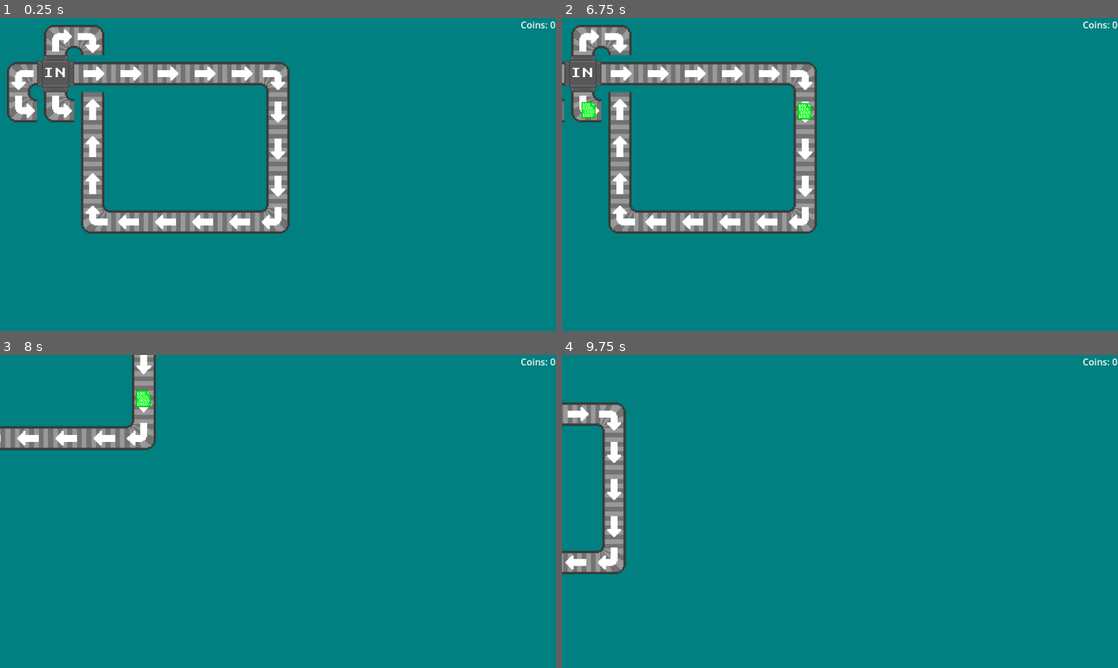
Above: before the commit, frames 1-4 (two rows, left to right).
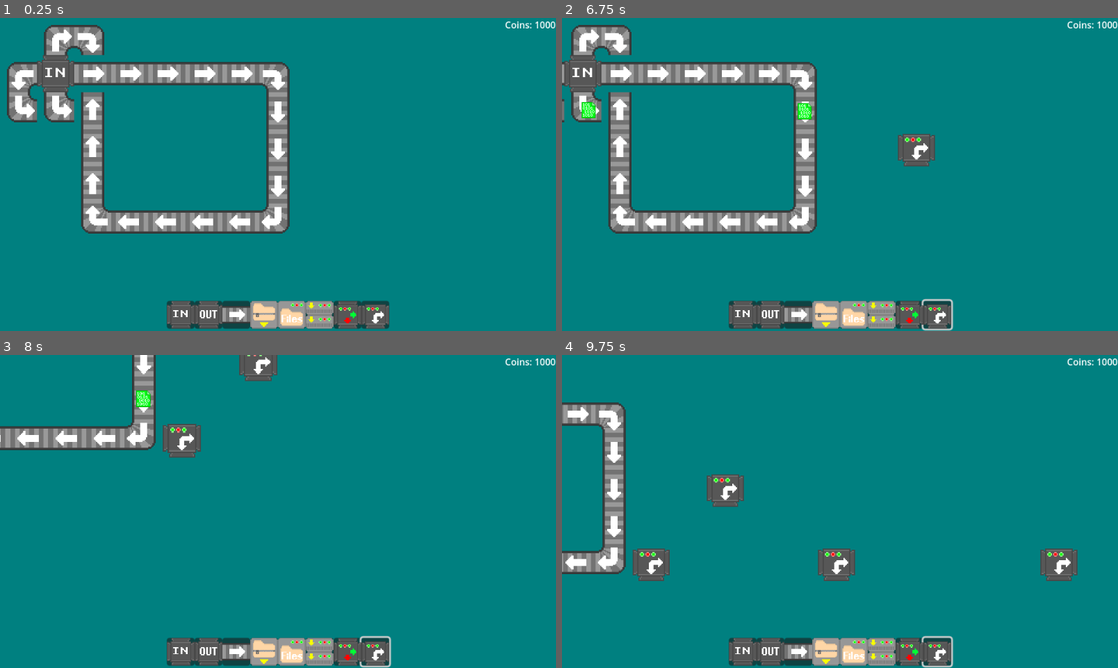
Above: after the commit, the same moments.

Repository: Birb-Games/gmtk-game-jam-2024
Game: Godot game, scene res://scenes/Root.tscn
Two runs of this game, one before a commit and one after it. Both use one fixed random seed, a clock stepped at 60 frames per second and the inputs below.
Inputs (mouse positions are in pixels of both pictures, inside the frame that each line leads up to):
- Up to frame 1 (0.25 s): no input
- Up to frame 2 (6.75 s): click (739, 315) at 0.52 s; click (773, 315) at 1.27 s; click (795, 315) at 2.02 s; click (828, 315) at 2.77 s; click (851, 315) at 3.52 s; click (878, 315) at 4.27 s; click (906, 315) at 5.02 s; click (940, 315) at 5.77 s; move the mouse to (962, 158) at 6.52 s; press the mouse at (962, 158) at 6.53 s; hold D (right) from 6.53 s (still down)
- Up to frame 3 (8 s): move the mouse to (166, 527) at 7.27 s; release D (right) at 7.28 s; release the mouse at (166, 527) at 7.28 s; hold S (down) from 7.28 s (still down); tap Mouse wheel up (zoom_in) at 7.35 s; click (166, 527) at 7.55 s
- Up to frame 4 (9.75 s): move the mouse to (895, 442) at 8.02 s; release S (down) at 8.03 s; hold D (right) 8.03-8.78 s; hold Mouse wheel down (zoom_out) 8.03-8.78 s; click (895, 442) at 8.3 s; move the mouse to (812, 574) at 8.77 s; hold W (up) 8.78-9.53 s; click (812, 574) at 8.85 s; move the mouse to (1006, 558) at 9.52 s; press the mouse at (1006, 558) at 9.53 s; hold A (left) from 9.53 s (still down)

The runs differ from the first frame. In frame 1, 3.7% of the frame differs, in the area x 30-100%, y 1-100%; in frame 2, 4.4%; in frame 3, 5.0%; in frame 4, 6.4%, in the area x 12-100%, y 1-100%.

Commit message:
User can now place stuff
Signed-off-by: Colin <cfinn68916@gmail.com>

Diff:
--- a/project.godot
+++ b/project.godot
@@ -53,6 +53,16 @@
 "events": [Object(InputEventMouseButton,"resource_local_to_scene":false,"resource_name":"","device":-1,"window_id":0,"a …(253 unchanged characters)…
 ]
 }
+left_click={
+"deadzone": 0.5,
+"events": [Object(InputEventMouseButton,"resource_local_to_scene":false,"resource_name":"","device":-1,"window_id":0,"alt_pressed":false,"shift_pressed":false,"ctrl_pressed":false,"meta_pressed":false,"button_mask":1,"position":Vector2(68, 9),"global_position":Vector2(72, 50),"factor":1.0,"button_index":1,"canceled":false,"pressed":true,"double_click":false,"script":null)
+]
+}
+right_click={
+"deadzone": 0.5,
+"events": [Object(InputEventMouseButton,"resource_local_to_scene":false,"resource_name":"","device":-1,"window_id":0,"alt_pressed":false,"shift_pressed":false,"ctrl_pressed":false,"meta_pressed":false,"button_mask":2,"position":Vector2(66, 19),"global_position":Vector2(70, 60),"factor":1.0,"button_index":2,"canceled":false,"pressed":true,"double_click":false,"script":null)
+]
+}
 
 [rendering]
 
--- a/scenes/HUD.tscn
+++ b/scenes/HUD.tscn
@@ -1,6 +1,10 @@
-[gd_scene format=3 uid="uid://df7xjo4ai6vhq"]
+[gd_scene load_steps=3 format=4 uid="uid://xs0ne0a078ye"]
+
+[ext_resource type="TileSet" uid="uid://snnmb8257pw3" path="res://assets/tiles/tiles.tres" id="1_5sfmw"]
+[ext_resource type="Script" path="res://scripts/hud.gd" id="1_o63eh"]
 
 [node name="CanvasLayer" type="CanvasLayer"]
+script = ExtResource("1_o63eh")
 
 [node name="CoinLabel" type="Label" parent="."]
 anchors_preset = 1
@@ -11,3 +15,115 @@
 grow_horizontal = 0
 text = "Coins: 0
 "
+
+[node name="Inventory" type="TileMapLayer" parent="."]
+z_index = 3
+position = Vector2(0, 8)
+scale = Vector2(1.5, 1.5)
+tile_map_data = PackedByteArray("AAAJAAoAAAADAAEAAAAKAAoAAAAAAAIAAAALAAoAAAACAAEAAAAMAAoAAAABAAEAAAANAAoAAAAAAAEAAAAHAAoAAAABAAAAAAAGAAoAAAAAAAAAAAAIAAoAAAAAAAMAAAA=")
+tile_set = ExtResource("1_5sfmw")
+
+[node name="InButton" type="Button" parent="Inventory"]
+z_as_relative = false
+anchors_preset = -1
+anchor_left = 0.317
+anchor_top = 0.586
+anchor_right = 0.317
+anchor_bottom = 0.586
+offset_left = 192.0
+offset_top = 320.0
+offset_right = 224.0
+offset_bottom = 352.0
+
+[node name="OutButton" type="Button" parent="Inventory"]
+z_as_relative = false
+anchors_preset = -1
+anchor_left = 0.317
+anchor_top = 0.586
+anchor_right = 0.317
+anchor_bottom = 0.586
+offset_left = 224.0
+offset_top = 320.0
+offset_right = 256.0
+offset_bottom = 352.0
+
+[node name="BeltButton" type="Button" parent="Inventory"]
+z_as_relative = false
+anchors_preset = -1
+anchor_left = 0.317
+anchor_top = 0.586
+anchor_right = 0.317
+anchor_bottom = 0.586
+offset_left = 256.0
+offset_top = 320.0
+offset_right = 288.0
+offset_bottom = 352.0
+
+[node name="CompressorButton" type="Button" parent="Inventory"]
+z_as_relative = false
+anchors_preset = -1
+anchor_left = 0.317
+anchor_top = 0.586
+anchor_right = 0.317
+anchor_bottom = 0.586
+offset_left = 288.0
+offset_top = 320.0
+offset_right = 320.0
+offset_bottom = 352.0
+
+[node name="StorageButton" type="Button" parent="Inventory"]
+z_as_relative = false
+anchors_preset = -1
+anchor_left = 0.317
+anchor_top = 0.586
+anchor_right = 0.317
+anchor_bottom = 0.586
+offset_left = 320.0
+offset_top = 320.0
+offset_right = 352.0
+offset_bottom = 352.0
+
+[node name="ServerButton" type="Button" parent="Inventory"]
+z_as_relative = false
+anchors_preset = -1
+anchor_left = 0.317
+anchor_top = 0.586
+anchor_right = 0.317
+anchor_bottom = 0.586
+offset_left = 352.0
+offset_top = 320.0
+offset_right = 384.0
+offset_bottom = 352.0
+
+[node name="FilterButton" type="Button" parent="Inventory"]
+z_as_relative = false
+anchors_preset = -1
+anchor_left = 0.317
+anchor_top = 0.586
+anchor_right = 0.317
+anchor_bottom = 0.586
+offset_left = 384.0
+offset_top = 320.0
+offset_right = 416.0
+offset_bottom = 352.0
+
+[node name="SplitterButton" type="Button" parent="Inventory"]
+z_as_relative = false
+anchors_preset = -1
+anchor_left = 0.317
+anchor_top = 0.586
+anchor_right = 0.317
+anchor_bottom = 0.586
+offset_left = 416.0
+offset_top = 320.0
+offset_right = 448.0
+offset_bottom = 352.0
+
+[connection signal="pressed" from="Inventory/InButton" to="." method="_on_in_button_pressed"]
+[connection signal="pressed" from="Inventory/OutButton" to="." method="_on_out_button_pressed"]
+[connection signal="pressed" from="Inventory/BeltButton" to="." method="_on_belt_button_pressed"]
+[connection signal="pressed" from="Inventory/CompressorButton" to="." method="_on_compressor_button_pressed"]
+[connection signal="pressed" from="Inventory/StorageButton" to="." method="_on_storage_button_pressed"]
+[connection signal="pressed" from="Inventory/ServerButton" to="." method="_on_server_button_pressed"]
+[connection signal="pressed" from="Inventory/FilterButton" to="." method="_on_filter_button_pressed"]
+[connection signal="pressed" from="Inventory/SplitterButton" to="." method="_on_splitter_button_pressed"]
--- a/scripts/hud.gd
+++ b/scripts/hud.gd
@@ -1,6 +1,10 @@
 extends CanvasLayer
 
 var coins: int = 1000
+var selected: String=""
+
+func get_selected():
+	return selected
 
 func publish_coins():
 	$CoinLabel.text = "Coins: " + str(coins)
@@ -19,3 +23,43 @@
 # Called every frame. 'delta' is the elapsed time since the previous frame.
 func _process(delta):
 	pass
+
+
+func _on_in_button_pressed():
+	selected="in"
+	print("In pressed")
+
+
+func _on_out_button_pressed():
+	selected="out"
+	print("Out pressed")
+
+
+func _on_belt_button_pressed():
+	selected="belt"
+	print("belt pressed")
+
+
+func _on_compressor_button_pressed():
+	selected="compressor"
+	print("compressor pressed")
+
+
+func _on_storage_button_pressed():
+	selected="storage"
+	print("storage pressed")
+
+
+func _on_server_button_pressed():
+	selected="server"
+	print("server pressed")
+
+
+func _on_filter_button_pressed():
+	selected="filter"
+	print("filter pressed")
+
+
+func _on_splitter_button_pressed():
+	selected="splitter"
+	print("splitter pressed")
--- a/scripts/root.gd
+++ b/scripts/root.gd
@@ -20,7 +20,15 @@
 var input_pipes = []
 
 const tile_atlas_positions = {
-	"in": Vector2i(0, 0)
+	"in": Vector2i(0, 0),
+	"out": Vector2i(1,0),
+	"splitter": Vector2i(0,1),
+	"filter": Vector2i(1,1),
+	"server": Vector2i(2,1),
+	"compresser": Vector2i(3,1),
+	"storage":Vector2i(0,2),
+	"belt":Vector2i(0,3)
+
 }
 
 func add_tile(id: String, x: int, y: int) -> void:
@@ -54,6 +62,12 @@
 			timers[id] = reset_times[id]
 			spawn_counts[id] += 1
 
+func _unhandled_input(event):
+	if(event.is_action_pressed("left_click")):
+		var pos=$TileMapLayer.local_to_map(get_global_mouse_position())
+		print(pos)
+		add_tile($HUD.get_selected(), pos[0], pos[1])
+
 # Called every frame. 'delta' is the elapsed time since the previous frame.
 func _process(delta: float) -> void:
 	update_timers(delta)
Not shown: 1 places in assets/tiles/tiles.tres that only renumber resources
Not shown: 1 places in scenes/Get.tscn that only renumber resources
Not shown: 1 places in scenes/MoveableItem.tscn that only renumber resources
Not shown: 1 places in scenes/Root.tscn that only renumber resources
